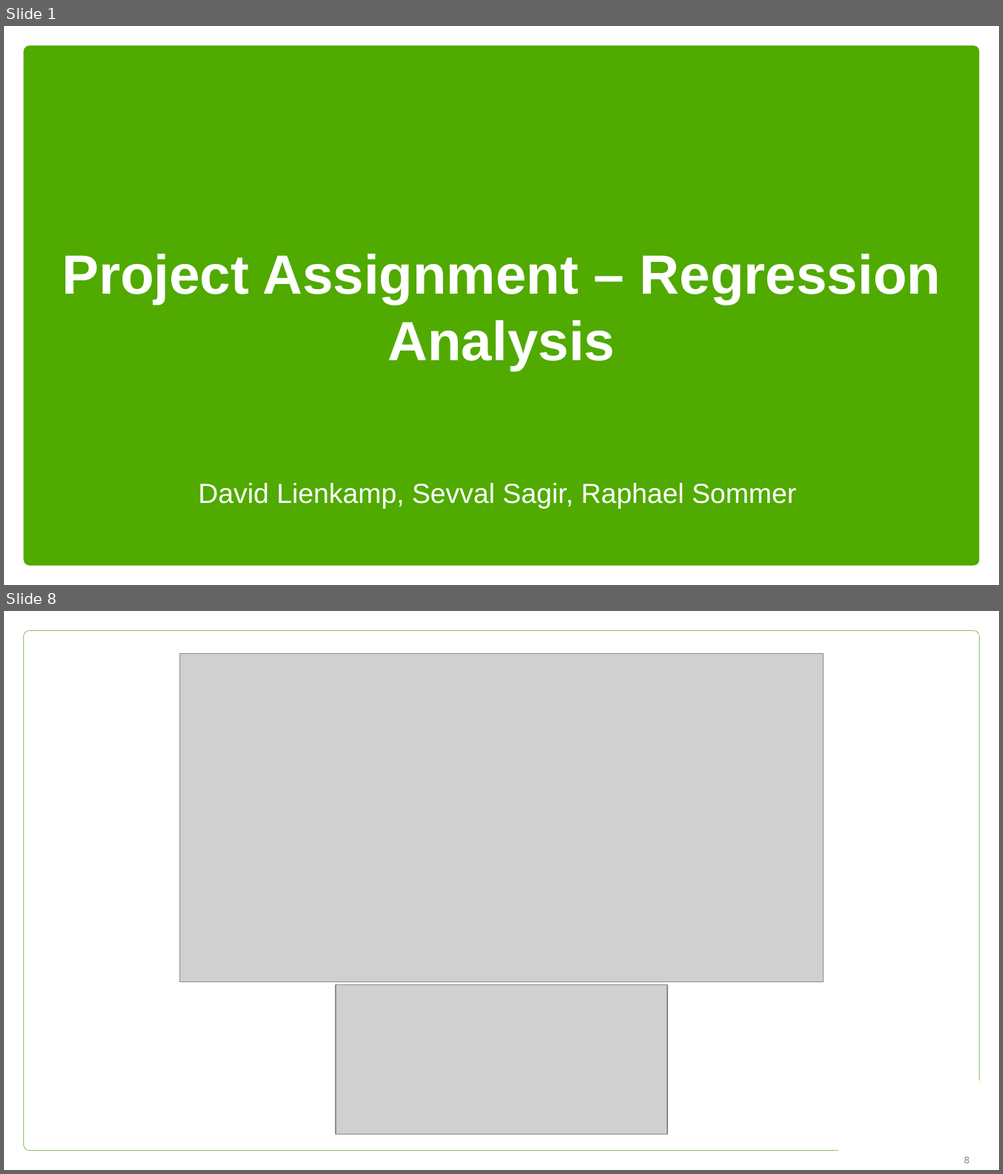
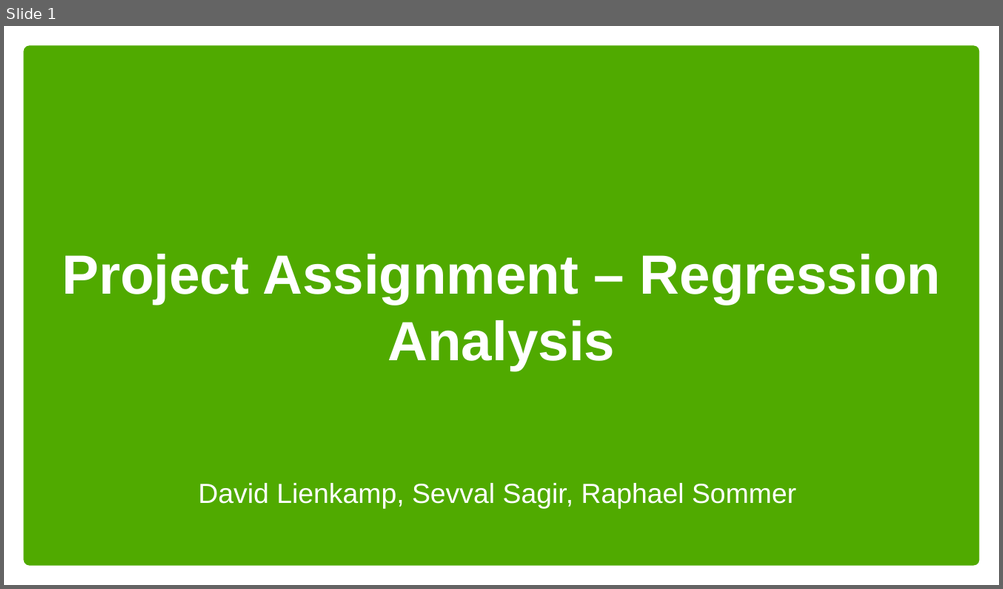
Before and after one commit to sevvalsagir/MA213B-Seminar-2, a slide deck: Project Assignment - Regression Analysis.pptx. Shown one above the other, each under a label of ours: slides 1 and 8 before the commit, slide 1 after it; the slides between them are not shown. The pictures are 1003x1174 and 1003x589 pixels, drawn with LibreOffice and Linux fonts; fonts in the diff are those of the drawing; grey boxes stand for pictures; background and template pictures are left out. Boxes give left, top, right and bottom in pixels: in the first picture for what was removed or moved away, otherwise in the second. Text is boxed around its words. In the diff, an @@ line names an element or a change of style, - is before the commit and + after.

```diff
--- a/Project Assignment - Regression Analysis.pptx
+++ b/Project Assignment - Regression Analysis.pptx
@@ slide 8 removed at [4, 611, 999, 1170], background #FFFFFF @@
@@ rounded rectangle removed at [24, 631, 979, 1151] @@
@@ picture removed at [180, 654, 822, 982] @@
@@ picture removed at [336, 985, 666, 1134] @@
@@ rectangle removed at [822, 1065, 964, 1140] @@
@@ rectangle removed at [839, 1082, 981, 1156] @@
@@ page number removed at [964, 1157, 969, 1164] @@
-8
```
Also in this commit, not shown: 2 slides changed, 15 slides added, 7 other slides removed, 3 other files.
